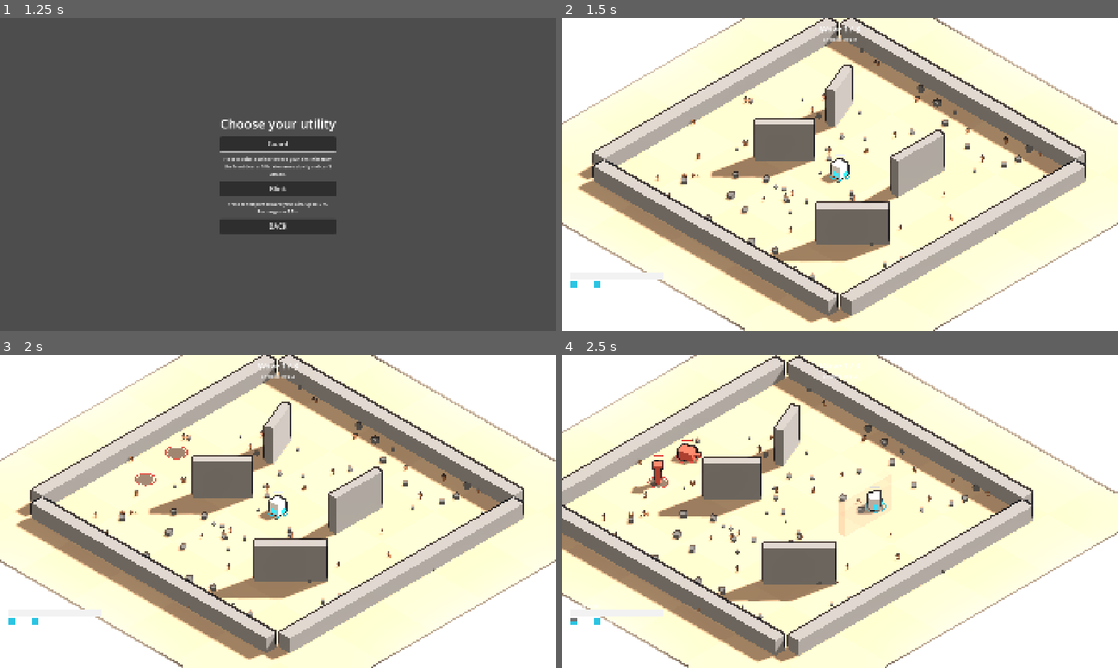
Above: before the commit, frames 1-4 (two rows, left to right).
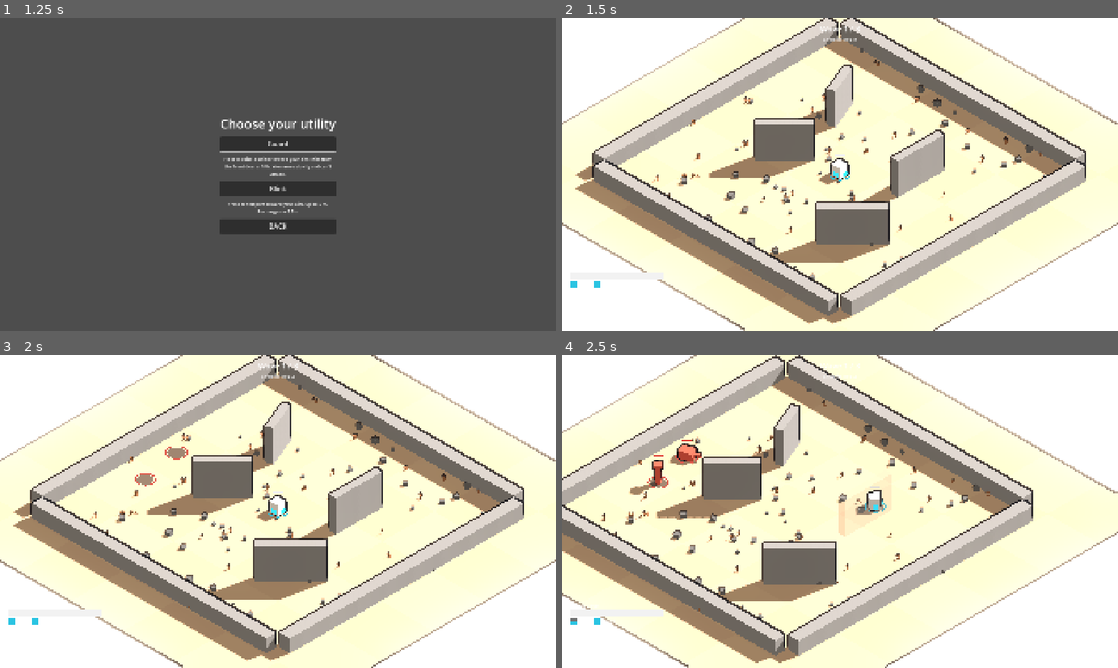
Above: after the commit, the same moments.

Repository: riusprime/zero-depth
Game: Godot game, scene res://src/app/main.tscn
The game is run twice, just before and just after one commit, with the same random seed, the same clock (stepped at 60 frames per second) and the same inputs.
Inputs (mouse positions are in pixels of both pictures, inside the frame that each line leads up to):
- Up to frame 1 (1.25 s): click "PLAY" at 0.5 s
- Up to frame 2 (1.5 s): click "Guard" at 1.25 s
- Up to frame 3 (2 s): no input
- Up to frame 4 (2.5 s): tap Enter (ui_accept) at 2, 2.27 s; move the mouse to (962, 495) at 2.02 s; hold D (move_right) from 2.03 s (still down); tap Space (dash) at 2.1 s; click (962, 495) at 2.17 s

Frame 1 is identical in both runs. In frame 2, 1.4% of the frame differs, in the area x 2-92%, y 4-98%; in frame 3, 1.4%; in frame 4, 1.3%.

Commit message:
v0.2.0 A: shadow edges are straight and smooth, no saw (L2)
Directional shadow atlas 8192 and soft filter quality high (project.godot), light blur 0.5, iso camera
far 200 -> 100 (the ortho camera's shadow fits near..far, so the long far plane spread the map thin).
Evidence: docs/roadmap/v0.2.0/evidence/SHADOWS.md + shadows_before_after.png, rendered with
scripts/shots/shadows.gd. ART_DIRECTION records the shadow rule and the owner's INK pick (L4).

Co-Authored-By: Claude Opus 5.5 <noreply@anthropic.com>
Claude-Session: https://claude.ai/code/session_01Ybi1y9EcEtDzJ8CFycqiNq

Diff:
--- a/project.godot
+++ b/project.godot
@@ -31,6 +31,8 @@
 
 renderer/rendering_method="forward_plus"
 anti_aliasing/quality/msaa_3d=2
+lights_and_shadows/directional_shadow/size=8192
+lights_and_shadows/directional_shadow/soft_shadow_filter_quality=4
 
 [internationalization]
 
--- /dev/null
+++ b/scripts/shots/shadows.gd
@@ -0,0 +1,73 @@
+extends SceneTree
+## Renders the arena standing still, for the shadow-edge evidence (v0.2.0 PLAN L2). Needs a renderer:
+##   xvfb-run -a godot --path . --fixed-fps 60 --audio-driver Dummy --resolution 1600x900 \
+##     -s scripts/shots/shadows.gd -- tag=after
+## Writes build/shadows/<tag>.png and prints the shadow settings it rendered with. --fixed-fps 60 makes one
+## drawn frame per physics tick, so every run shows the same moment.
+
+const SHOT_TICK := 40
+
+var _main: Main
+var _frame := 0
+var _ticks := 0
+var _tag := "shot"
+
+
+func _initialize() -> void:
+	for arg in OS.get_cmdline_user_args():
+		if arg.begins_with("tag="):
+			_tag = arg.trim_prefix("tag=")
+	DirAccess.make_dir_recursive_absolute(ProjectSettings.globalize_path("res://build/shadows"))
+	var profile := ProfileStore.new("")
+	profile.section("settings")["outline"] = "ink"
+	ProfileStore.use_shared(profile)
+	_main = (load("res://src/app/main.tscn") as PackedScene).instantiate()
+	root.add_child(_main)
+
+
+func _physics_process(_delta: float) -> bool:
+	if _main.driver == null:
+		return false
+	_ticks += 1
+	if _ticks == SHOT_TICK:
+		var path := "res://build/shadows/%s.png" % _tag
+		root.get_texture().get_image().save_png(path)
+		var light: DirectionalLight3D = (
+			_main.find_children("*", "DirectionalLight3D", true, false)[0]
+		)
+		print("shadows: ", path)
+		print(
+			(
+				"atlas=%s soft_quality=%s blur=%s mode=%s camera_far=%s"
+				% [
+					ProjectSettings.get_setting(
+						"rendering/lights_and_shadows/directional_shadow/size"
+					),
+					ProjectSettings.get_setting(
+						"rendering/lights_and_shadows/directional_shadow/soft_shadow_filter_quality"
+					),
+					light.shadow_blur,
+					light.directional_shadow_mode,
+					_main.view.rig.camera.far,
+				]
+			)
+		)
+		quit(0)
+	return false
+
+
+func _process(_delta: float) -> bool:
+	_frame += 1
+	if _frame in [8, 14]:
+		_key(KEY_ENTER, true)
+	if _frame in [9, 15]:
+		_key(KEY_ENTER, false)
+	return false
+
+
+func _key(code: Key, pressed: bool) -> void:
+	var ev := InputEventKey.new()
+	ev.physical_keycode = code
+	ev.keycode = code
+	ev.pressed = pressed
+	Input.parse_input_event(ev)
--- a/src/presentation/camera/iso_rig.gd
+++ b/src/presentation/camera/iso_rig.gd
@@ -29,7 +29,9 @@
 	camera.projection = Camera3D.PROJECTION_ORTHOGONAL
 	camera.size = view_size
 	camera.near = 0.1
-	camera.far = 200.0
+	# The directional shadow of an orthographic camera covers near..far, so a long far plane spreads the shadow
+	# map thin and the edges stair-step (v0.2.0 L2). At the default size and pitch the ground is 48-72 m away.
+	camera.far = 100.0
 	camera.position = Vector3(0, 0, 60)
 	_pitch.add_child(camera)
 	set_pitch(pitch_deg)
--- a/src/presentation/world_view/stage_view.gd
+++ b/src/presentation/world_view/stage_view.gd
@@ -7,6 +7,9 @@
 const EDGE_WALL_HEIGHT := 1.0
 const SLAB_HEIGHT := 2.4
 const FADED_ALPHA := 0.3
+## Soft-shadow blur: 0.5 straightens the edges; 1.0 and above wiped out the props' small shadows in the test
+## renders (evidence/SHADOWS.md).
+const SHADOW_BLUR := 0.5
 
 var palette := {}
 var wall_specs: Array = []
@@ -51,12 +54,16 @@
 
 func _build_light() -> void:
 	var light := DirectionalLight3D.new()
-	# Hard, long shadows that fall toward the lower left of the screen, as in the reference.
+	# Crisp, long shadows that fall toward the lower left of the screen, as in the reference. Edges are straight
+	# and clean, not stair-stepped (v0.2.0 L2, evidence/SHADOWS.md): one orthogonal split over the whole view
+	# (a 2-split PSSM test was no smoother and striped the wall tops), an 8192 atlas and high soft-shadow
+	# filtering (project.godot), and a small blur that smooths the texel steps without softening the shape.
+	# For an orthographic camera the shadow fits the camera's near..far range, so IsoRig keeps `far` short.
 	light.rotation_degrees = Vector3(-38, 168, 0)
 	light.light_energy = 1.05
 	light.light_color = Color(1, 0.98, 0.95)
 	light.shadow_enabled = true
-	light.shadow_blur = 0.0
+	light.shadow_blur = SHADOW_BLUR
 	light.directional_shadow_mode = DirectionalLight3D.SHADOW_ORTHOGONAL
 	light.directional_shadow_max_distance = 80.0
 	add_child(light)
Binary file added: docs/roadmap/v0.2.0/evidence/shadows_before_after.png
Not shown, added: scripts/shots/shadows.gd.uid
Not shown, changed: docs/art/ART_DIRECTION.md
Not shown, added: docs/roadmap/v0.2.0/evidence/SHADOWS.md
